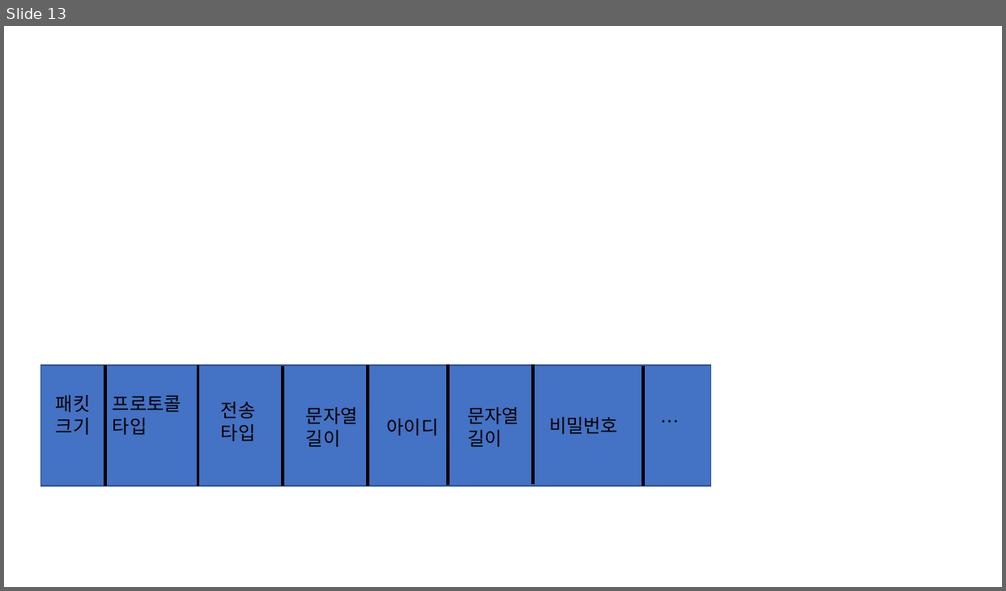
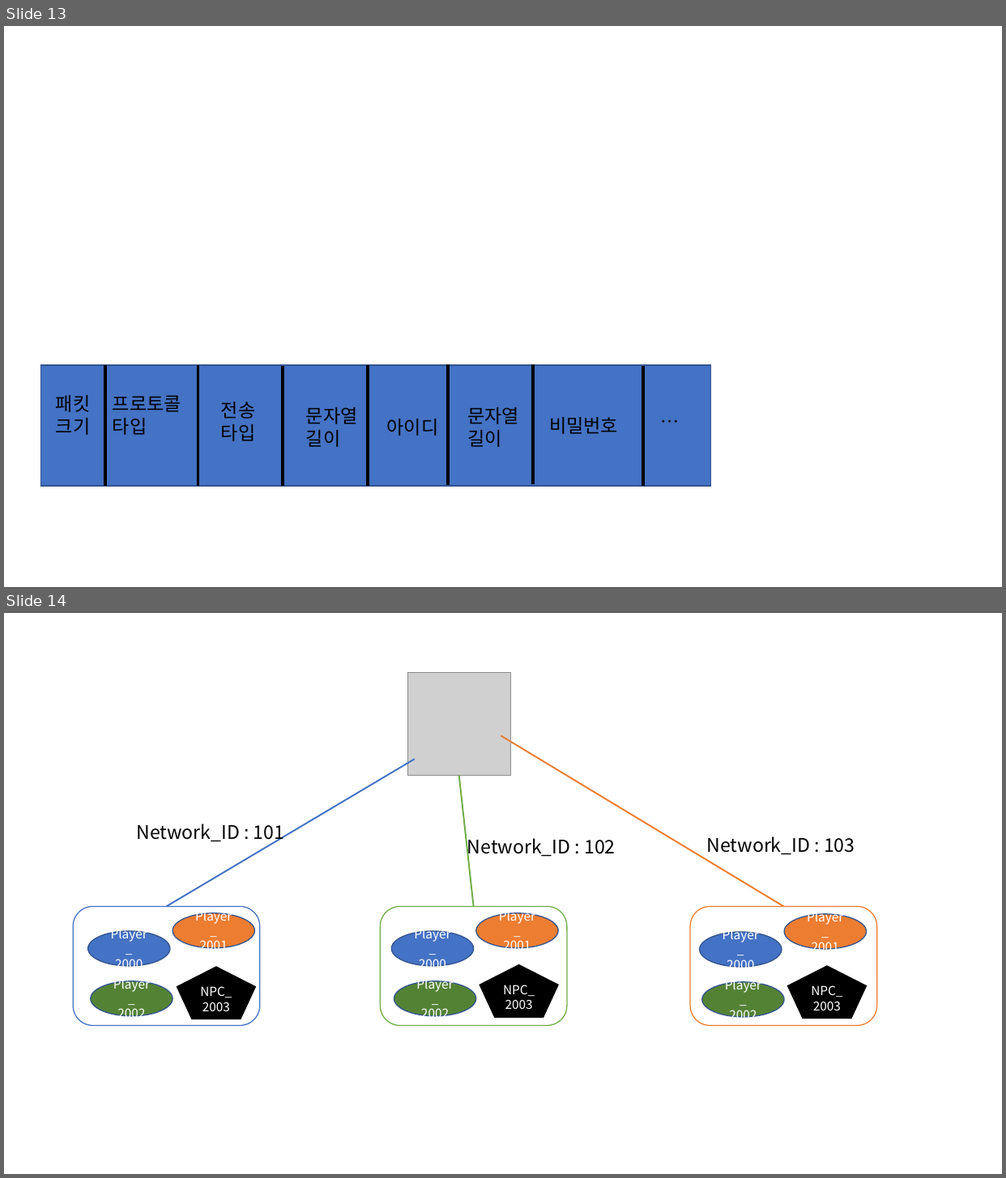
Before and after one commit to iris4865/H.A.S, a slide deck: 분산서버 구조 및 송수신데이터.pptx. Shown one above the other, each under a label of ours: slide 13 before the commit, slides 13 and 14 after it. The pictures are 1006x591 and 1006x1178 pixels, drawn with LibreOffice and Linux fonts; fonts in the diff are those of the drawing; grey boxes stand for pictures. Boxes give left, top, right and bottom in pixels: in the first picture for what was removed or moved away, otherwise in the second. Text is boxed around its words. In the diff, an @@ line names an element or a change of style, - is before the commit and + after.

```diff
--- a/분산서버 구조 및 송수신데이터.pptx
+++ b/분산서버 구조 및 송수신데이터.pptx
@@ slide 14 added at (x1=4, y1=613, x2=1002, y2=1174), background #FFFFFF @@
@@ picture added at (x1=407, y1=673, x2=511, y2=776) @@
@@ line added from (501, 736) to (784, 906), #ED7D31 1.5 pt @@
@@ line added from (415, 759) to (167, 906), #4472C4 1.5 pt @@
@@ line added from (459, 776) to (473, 906), #70AD47 1.5 pt @@
@@ text added at (x1=136, y1=824, x2=284, y2=843), 18 pt, text #000000 @@
+Network_ID : 101
@@ text added at (x1=467, y1=838, x2=615, y2=858), 18 pt, text #000000 @@
+Network_ID : 102
@@ text added at (x1=707, y1=837, x2=854, y2=855), 18 pt, text #000000 @@
+Network_ID : 103
@@ rounded rectangle added at (x1=73, y1=906, x2=260, y2=1025), fill #FFFFFF, outline #4472C4 1 pt @@
@@ ellipse added at (x1=172, y1=914, x2=255, y2=948), fill #ED7D31, outline #325491 1 pt, 12 pt, text #FFFFFF @@
+Player_
+2001
@@ rounded rectangle added at (x1=381, y1=906, x2=568, y2=1025), fill #FFFFFF, outline #70AD47 1 pt @@
@@ ellipse added at (x1=476, y1=914, x2=559, y2=948), fill #ED7D31, outline #325491 1 pt, 12 pt, text #FFFFFF @@
+Player_
+2001
@@ rounded rectangle added at (x1=691, y1=906, x2=878, y2=1025), fill #FFFFFF, outline #ED7D31 1 pt @@
@@ ellipse added at (x1=784, y1=914, x2=867, y2=949), fill #ED7D31, outline #325491 1 pt, 12 pt, text #FFFFFF @@
+Player_
+2001
@@ ellipse added at (x1=88, y1=931, x2=170, y2=966), fill #4472C4, outline #325491 1 pt, 12 pt, text #FFFFFF @@
+Player_
+2000
@@ ellipse added at (x1=392, y1=931, x2=474, y2=966), fill #4472C4, outline #325491 1 pt, 12 pt, text #FFFFFF @@
+Player_
+2000
@@ ellipse added at (x1=700, y1=932, x2=782, y2=967), fill #4472C4, outline #325491 1 pt, 12 pt, text #FFFFFF @@
+Player_
+2000
@@ pentagon added at (x1=177, y1=967, x2=256, y2=1020), fill #000000, outline #000000 1 pt, 12 pt, text #FFFFFF @@
+NPC_2003
@@ pentagon added at (x1=480, y1=965, x2=559, y2=1017), fill #000000, outline #000000 1 pt, 12 pt, text #FFFFFF @@
+NPC_2003
@@ pentagon added at (x1=788, y1=966, x2=867, y2=1019), fill #000000, outline #000000 1 pt, 12 pt, text #FFFFFF @@
+NPC_2003
@@ ellipse added at (x1=91, y1=982, x2=173, y2=1016), fill #548235, outline #325491 1 pt, 12 pt, text #FFFFFF @@
+Player_
+2002
@@ ellipse added at (x1=394, y1=982, x2=476, y2=1016), fill #548235, outline #325491 1 pt, 12 pt, text #FFFFFF @@
+Player_
+2002
@@ ellipse added at (x1=702, y1=982, x2=785, y2=1017), fill #548235, outline #325491 1 pt, 12 pt, text #FFFFFF @@
+Player_
+2002
```
Also in this commit, not shown: 2 slides changed, 2 other files.
